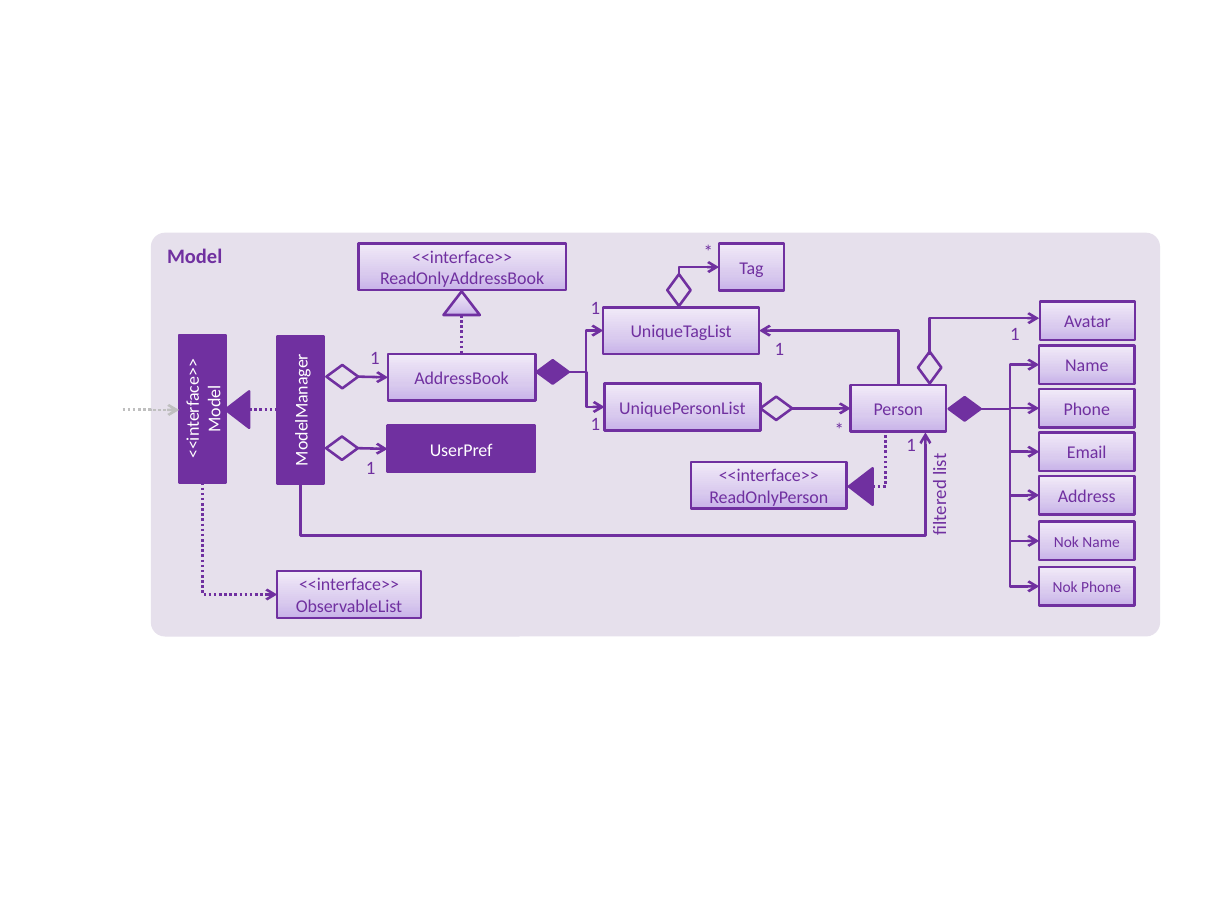
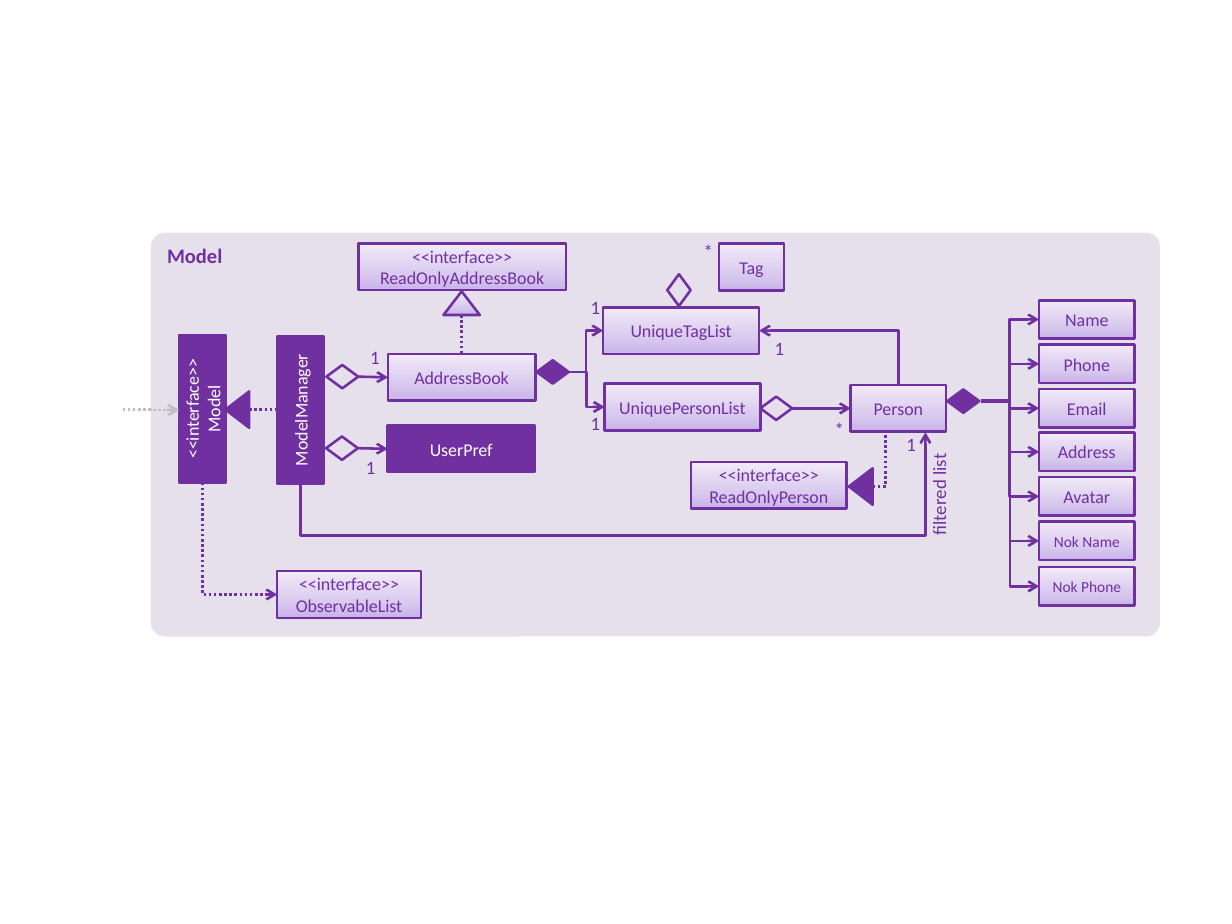
Before and after one commit to yuheng222/addressbook-level4, a slide deck: slide 1 of docs/diagrams/ModelComponentClassDiagram.pptx. Drawn at 1232x924 pixels with LibreOffice and Linux fonts; fonts in the diff are those of the drawing. Boxes give left, top, right and bottom in pixels: in the first picture for what was removed or moved away, otherwise in the second. Text is boxed around its words. In the diff, an @@ line names an element or a change of style, - is before the commit and + after.

```diff
--- a/docs/diagrams/ModelComponentClassDiagram.pptx
+++ b/docs/diagrams/ModelComponentClassDiagram.pptx
@@ elbow arrow removed from (679, 275) to (719, 267) @@
@@ elbow arrow moved from (930, 355) - (1039, 318) to (1010, 365) - (1039, 319) @@
@@ text removed at box(1010, 328, 1020, 340) @@
-1
@@ diamond removed at box(918, 352, 942, 384) @@
@@ 4 rectangles: place and size @@
-4 rectangles at box(1039, 345, 1133, 514)
+4 rectangles at box(1039, 301, 1133, 471)
@@ diamond at box(947, 389, 979, 413): rotation 0 to 180 degrees @@
@@ elbow arrow moved from (981, 409) - (1039, 365) to (981, 400) - (1039, 363) @@
@@ elbow arrow moved from (981, 409) - (1039, 495) to (981, 402) - (1039, 496) @@
@@ elbow arrow moved from (981, 409) - (1039, 452) to (981, 400) - (1039, 452) @@
@@ elbow arrow moved from (981, 409) - (1039, 408) to (981, 400) - (1039, 408) @@
@@ rectangle "Avatar": place and size @@
-rectangle "Avatar" at box(1040, 302, 1135, 340)
+rectangle "Avatar" at box(1039, 477, 1133, 515)
```
Also in this commit, not shown: 2 other files.
